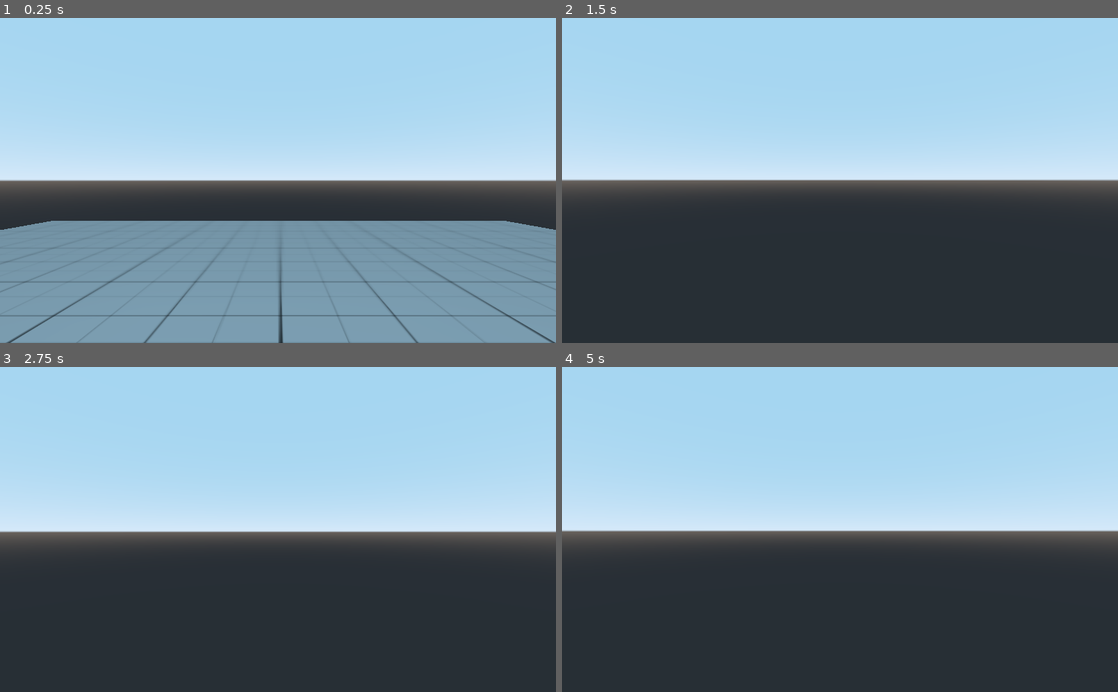
Above: before the commit, frames 1-4 (two rows, left to right).
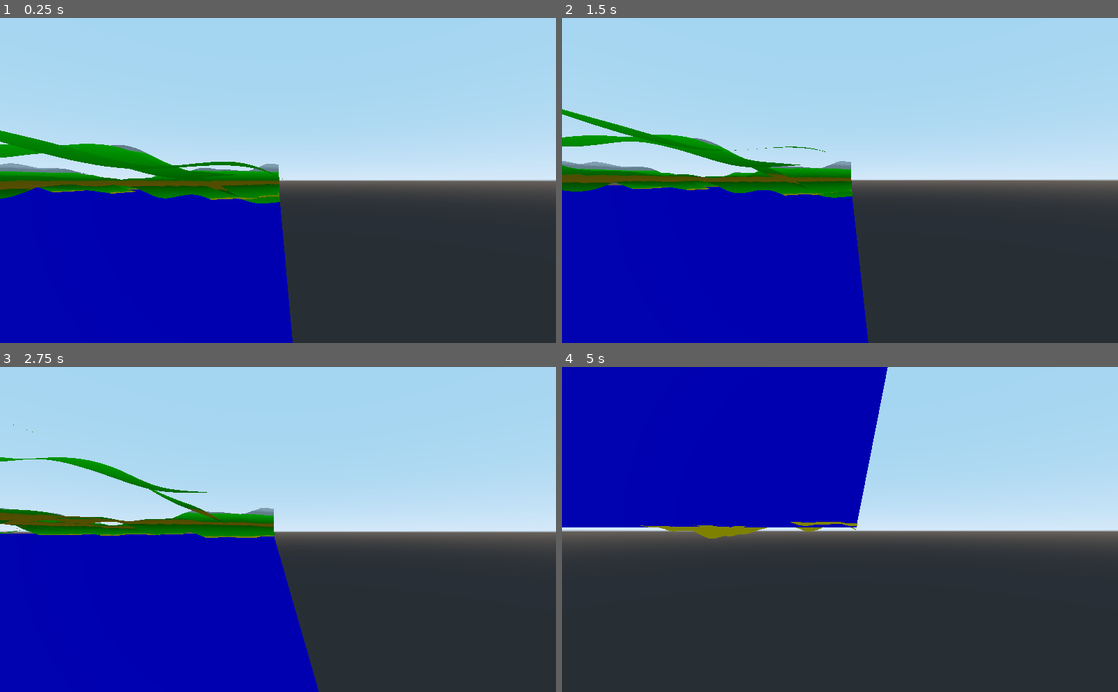
Above: after the commit, the same moments.

Repository: livy-cl/little-world
Game: Godot game, scene res://scenes/game.tscn
Same seed, same stepped clock (60 frames per second), same inputs: the game is played once before the commit and once after it.
Inputs (mouse positions are in pixels of both pictures, inside the frame that each line leads up to):
- Up to frame 1 (0.25 s): no input
- Up to frame 2 (1.5 s): move the mouse to (867, 180) at 0.52 s; hold Ctrl (crouch, bound only after the commit) 0.53-1.28 s; hold W (move_forward) from 0.53 s (still down); tap Space (jump) at 0.77, 0.8, 1.07, 1.35 s; move the mouse to (812, 180) at 1.27 s
- Up to frame 3 (2.75 s): keep holding W (move_forward); tap Space (jump) at 1.52, 1.82, 2.3 s; tap Ctrl (crouch, bound only after the commit) at 1.55 s; move the mouse to (289, 523) at 2.02 s; hold Ctrl (crouch, bound only after the commit) from 2.03 s (still down)
- Up to frame 4 (5 s): keep holding W (move_forward); move the mouse to (834, 536) at 2.77 s; release Ctrl (crouch, bound only after the commit) at 2.78 s; tap Ctrl (crouch, bound only after the commit) at 2.85, 4.35 s; tap Space (jump) at 3.02, 3.32, 4.52, 4.82 s; move the mouse to (878, 532) at 3.52 s; hold Space (jump) 3.53-4.28 s; tap F3 (debug, bound only after the commit) at 4.15 s; move the mouse to (795, 526) at 4.27 s

The runs differ from the first frame. In frame 1, 47% of the frame differs, in the area x 0-100%, y 34-100%; in frame 2, 30%; in frame 3, 29%; in frame 4, 28%.

Commit message:
make terrain

Diff:
--- a/project.godot
+++ b/project.godot
@@ -50,6 +50,21 @@
 "events": [ Object(InputEventKey,"resource_local_to_scene":false,"resource_name":"","device":0,"alt":false,"shift":false,"control":false,"meta":false,"command":false,"pressed":false,"scancode":16777254,"unicode":0,"echo":false,"script":null)
  ]
 }
+crouch={
+"deadzone": 0.5,
+"events": [ Object(InputEventKey,"resource_local_to_scene":false,"resource_name":"","device":0,"alt":false,"shift":false,"control":false,"meta":false,"command":false,"pressed":false,"scancode":16777238,"unicode":0,"echo":false,"script":null)
+ ]
+}
+sprint={
+"deadzone": 0.5,
+"events": [ Object(InputEventKey,"resource_local_to_scene":false,"resource_name":"","device":0,"alt":false,"shift":false,"control":false,"meta":false,"command":false,"pressed":false,"scancode":16777237,"unicode":0,"echo":false,"script":null)
+ ]
+}
+debug={
+"deadzone": 0.5,
+"events": [ Object(InputEventKey,"resource_local_to_scene":false,"resource_name":"","device":0,"alt":false,"shift":false,"control":false,"meta":false,"command":false,"pressed":false,"scancode":16777246,"unicode":0,"echo":false,"script":null)
+ ]
+}
 
 [physics]
 
--- a/scenes/HUD.tscn
+++ b/scenes/HUD.tscn
@@ -12,75 +12,57 @@
 }
 
 [node name="ColorRect" type="ColorRect" parent="."]
-anchor_left = 0.5
-anchor_top = 0.5
-anchor_right = 0.5
-anchor_bottom = 0.5
-margin_left = -175.0
-margin_top = -227.0
-margin_right = 175.0
-margin_bottom = 227.0
+anchor_left = 0.329102
+anchor_top = 0.121667
+anchor_right = 0.670898
+anchor_bottom = 0.878333
 color = Color( 0, 0, 0, 0.27451 )
 __meta__ = {
-"_edit_use_anchors_": false
+"_edit_use_anchors_": true
 }
 
 [node name="Play" type="Button" parent="ColorRect"]
-anchor_left = 0.5
-anchor_right = 0.5
-margin_left = -98.0
-margin_top = 29.0
-margin_right = 98.0
-margin_bottom = 80.0
+anchor_left = 0.22
+anchor_top = 0.0638767
+anchor_right = 0.78
+anchor_bottom = 0.176211
 text = "Play"
 script = ExtResource( 1 )
 __meta__ = {
-"_edit_use_anchors_": false
+"_edit_use_anchors_": true
 }
 
 [node name="options" type="Button" parent="ColorRect"]
-anchor_left = 0.5
-anchor_top = 0.5
-anchor_right = 0.5
-anchor_bottom = 0.5
-margin_left = -98.0
-margin_top = -87.5
-margin_right = 98.0
-margin_bottom = -36.5
+anchor_left = 0.22
+anchor_top = 0.307269
+anchor_right = 0.78
+anchor_bottom = 0.419604
 text = "Options"
 script = ExtResource( 3 )
 __meta__ = {
-"_edit_use_anchors_": false
+"_edit_use_anchors_": true
 }
 scene = "res://scenes/options.tscn"
 
 [node name="quit_to_main_menu" type="Button" parent="ColorRect"]
-anchor_left = 0.5
-anchor_top = 0.5
-anchor_right = 0.5
-anchor_bottom = 0.5
-margin_left = -98.0
-margin_top = 42.5
-margin_right = 98.0
-margin_bottom = 93.5
+anchor_left = 0.22
+anchor_top = 0.593612
+anchor_right = 0.78
+anchor_bottom = 0.705947
 text = "Quit to main menu"
 script = ExtResource( 3 )
 __meta__ = {
-"_edit_use_anchors_": false
+"_edit_use_anchors_": true
 }
 scene = "res://scenes/mainMenu.tscn"
 
 [node name="quit_to_desktop" type="Button" parent="ColorRect"]
-anchor_left = 0.5
-anchor_top = 1.0
-anchor_right = 0.5
-anchor_bottom = 1.0
-margin_left = -98.0
-margin_top = -73.0
-margin_right = 98.0
-margin_bottom = -22.0
+anchor_left = 0.22
+anchor_top = 0.839207
+anchor_right = 0.78
+anchor_bottom = 0.951542
 text = "Quit to desktop"
 script = ExtResource( 2 )
 __meta__ = {
-"_edit_use_anchors_": false
+"_edit_use_anchors_": true
 }
--- a/scenes/game.gd
+++ b/scenes/game.gd
@@ -1,5 +1,134 @@
 extends Spatial
 
+export(Material) var terrain_mat = SpatialMaterial.new()
+export(Material) var water_mat = SpatialMaterial.new()
+export(Color) var water_color = Color(0, 0, 1, 0.8)
+export(int) var max_terrain_size = 500
+export(int) var detail = 30  # Higher number means less detail
+export(int) var mountain_height = 100
+export(float) var water_height = -0.08
+export(float) var beach_size = 0.68
+export(float) var forest_size = 0.2
+
+var noise = OpenSimplexNoise.new()
+
+func make_terrain():
+	var vertices = PoolVector3Array()
+	var UVs = PoolVector2Array()
+	var normals = PoolVector3Array()
+	var colors = PoolColorArray()
+	var indeces = PoolIntArray()
+
+	# Configure
+	noise.seed = randi()*0.9
+	noise.octaves = 4
+	noise.period = 100.0
+	noise.persistence = 0.5
+
+	var noise_temp
+
+	# -------------------------------
+	# Mountain generator
+	for index_x in max_terrain_size:
+		for index_z in max_terrain_size:
+			noise_temp = noise.get_noise_2d(index_x, index_z)
+
+			vertices.push_back(Vector3(index_x*detail, noise_temp*mountain_height*10, index_z*detail))
+			#normals.push_back(Vector3(-1, 0, 0))
+
+			# -------------------------------
+			# Colors
+			if noise_temp <= 0:
+				if -noise_temp*3 < beach_size and -noise_temp*3 > forest_size:
+					colors.push_back(Color(0, -noise_temp*3, 0, 1))
+				elif -noise_temp*3 < forest_size:
+					# output = output_start + ((output_end - output_start) / (input_end - input_start)) * (input - input_start)
+					colors.push_back(Color(0.335 + ((0.47 - 0.335) / forest_size) * (-noise_temp*3), 0.22, 0, 1))
+				else:
+					colors.push_back(Color(1, 0.65, 0, 1))
+			else:
+				if noise_temp < 0.2:
+					colors.push_back(Color(0, 0.3 + ((1.0 - 0.3) / 0.2) * noise_temp , 0, 1))
+				elif noise_temp < 0.28:
+					colors.push_back(Color(0.6, 0.6, 0.6, 1))
+				elif noise_temp < 0.32:
+					colors.push_back(Color(0.8, 0.8, 0.8, 1))
+				else:
+					colors.push_back(Color(1, 1, 1, 1))
+			# -------------------------------
+
+	for index in (max_terrain_size-1)*max_terrain_size:
+		if not (index+1) % max_terrain_size == 0:
+			indeces.push_back(index+max_terrain_size)
+			indeces.push_back(index+1)
+			indeces.push_back(index)
+
+			indeces.push_back(index+1)
+			indeces.push_back(index+max_terrain_size)
+			indeces.push_back(index+max_terrain_size+1)
+	# -------------------------------
+
+	var surface_tool = SurfaceTool.new();
+	surface_tool.begin(Mesh.PRIMITIVE_TRIANGLES);
+
+	terrain_mat.vertex_color_use_as_albedo = true
+	surface_tool.set_material(terrain_mat)
+
+	for index in vertices.size():
+		#surface_tool.add_normal(normals[index])
+		surface_tool.add_color(colors[index])
+		surface_tool.add_vertex(vertices[index])
+
+	for index in indeces.size():
+		surface_tool.add_index(indeces[index])
+
+	$terrain.mesh = surface_tool.commit()
+	$terrain.create_trimesh_collision()
+
+func make_water():
+	var vertices = PoolVector3Array()
+	var indeces = PoolIntArray()
+
+	vertices.push_back(Vector3(0, water_height*detail*mountain_height, 0))
+	vertices.push_back(Vector3(0, water_height*detail*mountain_height, max_terrain_size*detail))
+	vertices.push_back(Vector3(max_terrain_size*detail, water_height*detail*mountain_height, 0))
+	vertices.push_back(Vector3(max_terrain_size*detail, water_height*detail*mountain_height, max_terrain_size*detail))
+
+	indeces.push_back(0)
+	indeces.push_back(1)
+	indeces.push_back(2)
+
+	indeces.push_back(1)
+	indeces.push_back(2)
+	indeces.push_back(3)
+
+	indeces.push_back(2)
+	indeces.push_back(1)
+	indeces.push_back(0)
+
+	indeces.push_back(3)
+	indeces.push_back(2)
+	indeces.push_back(1)
+
+	var surface_tool = SurfaceTool.new();
+	surface_tool.begin(Mesh.PRIMITIVE_TRIANGLES);
+
+	water_mat.set_albedo(water_color)
+
+	surface_tool.set_material(water_mat)
+
+	for index in vertices.size():
+		surface_tool.add_vertex(vertices[index])
+
+	for index in indeces.size():
+		surface_tool.add_index(indeces[index])
+
+	$water.mesh = surface_tool.commit()
+
+
+func _ready():
+	make_terrain()
+	make_water()
 
 func _input(event):
 	if event.is_action_pressed("toggle_fullscreen"):
--- a/scenes/game.tscn
+++ b/scenes/game.tscn
@@ -1,52 +1,38 @@
-[gd_scene load_steps=11 format=2]
+[gd_scene load_steps=6 format=2]
 
 [ext_resource path="res://scripts/Player.gd" type="Script" id=1]
 [ext_resource path="res://scenes/game.gd" type="Script" id=2]
-[ext_resource path="res://shaders/TESTING-IMAGE.png" type="Texture" id=3]
 [ext_resource path="res://scenes/HUD.tscn" type="PackedScene" id=4]
 
-[sub_resource type="CubeMesh" id=1]
+[sub_resource type="CapsuleMesh" id=5]
 
-[sub_resource type="SpatialMaterial" id=6]
-params_line_width = 0.1
-params_point_size = 0.1
-albedo_texture = ExtResource( 3 )
-metallic = 0.55
-roughness = 0.64
-uv1_scale = Vector3( 20, 20, 20 )
+[sub_resource type="CapsuleShape" id=6]
 
-[sub_resource type="PhysicsMaterial" id=2]
-
-[sub_resource type="BoxShape" id=3]
-
-[sub_resource type="CapsuleMesh" id=4]
-
-[sub_resource type="CapsuleShape" id=5]
-
-[node name="Spatial" type="Spatial"]
+[node name="Game" type="Spatial"]
 script = ExtResource( 2 )
 
 [node name="terrain" type="MeshInstance" parent="."]
-transform = Transform( 15.0386, 0, 0, 0, 0.354022, 0, 0, 0, 15.4114, -0.034245, 0.0413041, -0.00340748 )
-mesh = SubResource( 1 )
-material/0 = SubResource( 6 )
 
 [node name="StaticBody" type="StaticBody" parent="terrain"]
-physics_material_override = SubResource( 2 )
 
-[node name="CollisionShape" type="CollisionShape" parent="terrain/StaticBody"]
-shape = SubResource( 3 )
+[node name="collision" type="CollisionShape" parent="terrain/StaticBody"]
+transform = Transform( 1, 0, 0, 0, 1, 0, 0, 0, 1, 0, -1.8839, 0 )
+
+[node name="water" type="MeshInstance" parent="."]
 
 [node name="Player" type="KinematicBody" parent="."]
-transform = Transform( 1, 0, 0, 0, -0.0006458, -1, 0, 1, -0.0006458, 0, 2.66197, 0 )
+transform = Transform( 1, 0, 0, 0, -0.0006458, -1, 0, 1, -0.0006458, 22.3196, 6.221, 21.0413 )
 script = ExtResource( 1 )
+free_fly = false
+MAX_FLY_SPEED = 170
+DEACCEL = 25
 
 [node name="player" type="MeshInstance" parent="Player"]
-mesh = SubResource( 4 )
+mesh = SubResource( 5 )
 material/0 = null
 
 [node name="CollisionShape" type="CollisionShape" parent="Player"]
-shape = SubResource( 5 )
+shape = SubResource( 6 )
 
 [node name="Rotation_Helper" type="Spatial" parent="Player"]
 
@@ -62,6 +48,7 @@
 
 [node name="Camera" type="Camera" parent="Player/Rotation_Helper"]
 transform = Transform( -1, -8.74228e-08, -4.37114e-08, 4.37114e-08, 1.91069e-15, -1, 8.74228e-08, -1, 1.91069e-15, 0, -0.000768638, -1.19021 )
+far = 8192.0
 
 [node name="points" type="Node" parent="Player"]
 
--- a/scripts/Player.gd
+++ b/scripts/Player.gd
@@ -1,20 +1,20 @@
 extends KinematicBody
 
-const GRAVITY = -45
+export var free_fly = true
+export var MAX_FLY_SPEED = 18
+export var GRAVITY = -45
+export var MAX_SPEED = 20
+export var JUMP_SPEED = 18
+export var ACCEL = 4.5
+export var DEACCEL= 16
+export var MAX_SLOPE_ANGLE = 40
+export var MOUSE_SENSITIVITY = 0.05
+
 var vel = Vector3()
-const MAX_SPEED = 20
-const JUMP_SPEED = 18
-const ACCEL = 4.5
-
 var dir = Vector3()
-
-const DEACCEL= 16
-const MAX_SLOPE_ANGLE = 40
 
 var camera
 var rotation_helper
-
-var MOUSE_SENSITIVITY = 0.05
 
 func _ready():
 	camera = $Rotation_Helper/Camera
@@ -53,9 +53,22 @@
 
 	# ----------------------------------
 	# Jumping
-	if is_on_floor():
+	if is_on_floor() and free_fly == false:
 		if Input.is_action_just_pressed("jump"):
 			vel.y = JUMP_SPEED
+	# ----------------------------------
+
+	# ----------------------------------
+	# fly
+	if Input.is_action_just_pressed("debug"):
+		free_fly = !free_fly
+
+	if free_fly == true:
+		vel.y = 0
+		if Input.is_action_pressed("jump"):
+			vel.y = MAX_FLY_SPEED
+		if Input.is_action_pressed("crouch"):
+			vel.y = -MAX_FLY_SPEED
 	# ----------------------------------
 
 	# ----------------------------------
@@ -73,7 +86,8 @@
 	dir.y = 0
 	dir = dir.normalized()
 
-	vel.y += delta * GRAVITY
+	if free_fly == false:
+		vel.y += delta * GRAVITY
 
 	var hvel = vel
 	hvel.y = 0
Not shown, added: models/main_menu.blend
Not shown, added: models/main_menu.blend1
